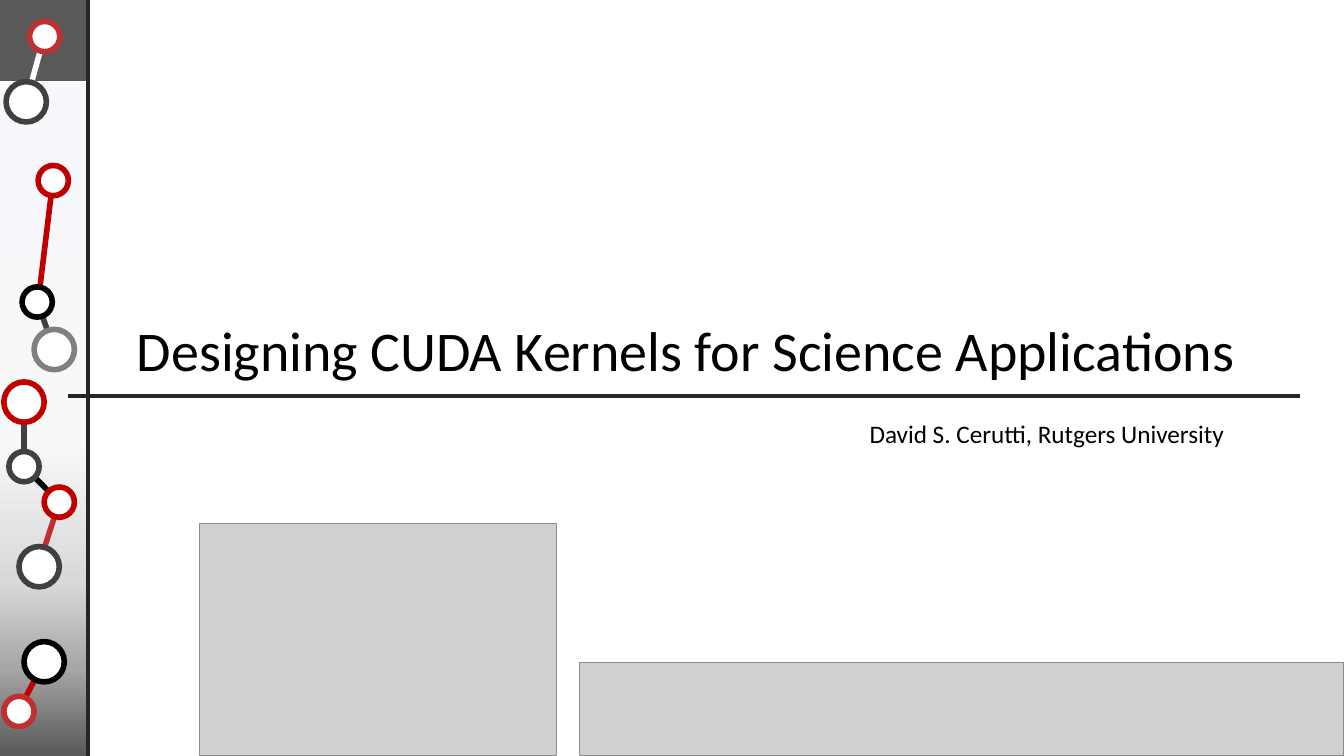
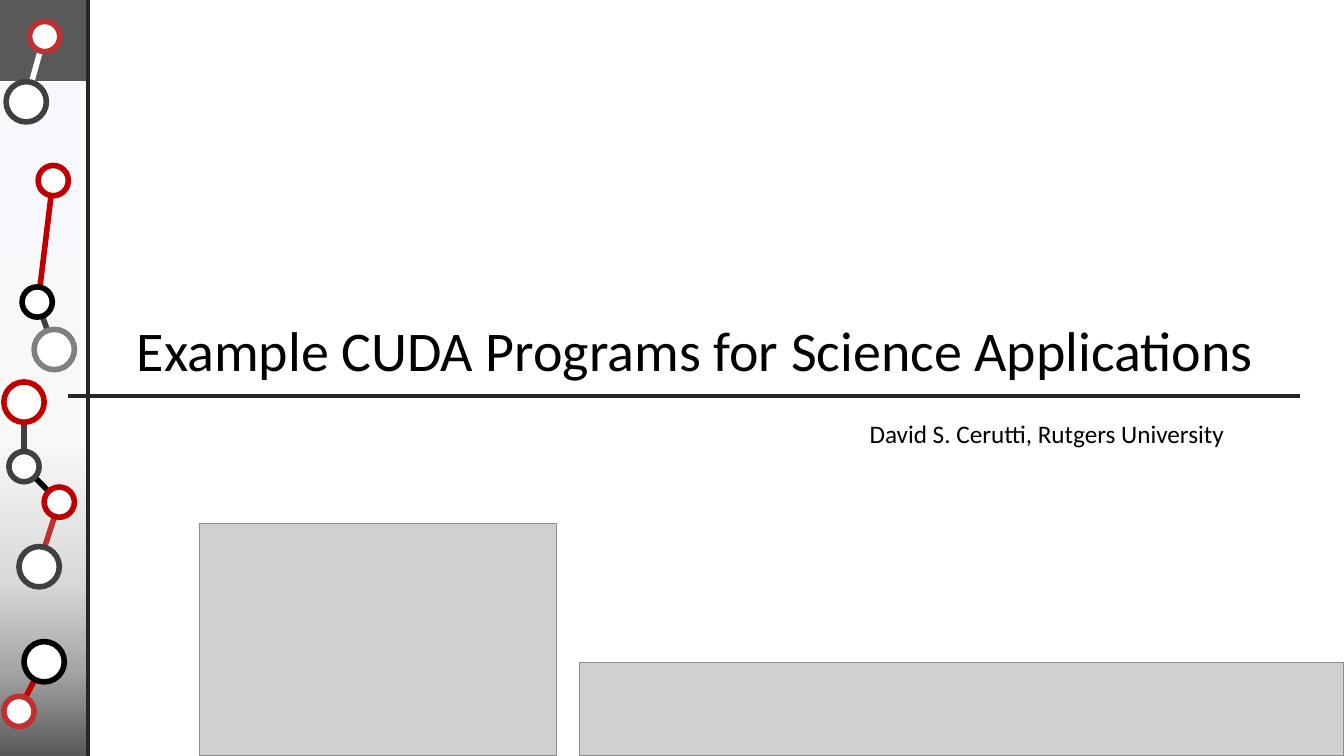
Before and after one commit to wadejong/Summer-School-Materials, a slide deck: slide 1 of Wednesday-morning/TutorialsCUDA/ProgrammingHandsOn.pptx. Drawn at 1344x756 pixels with LibreOffice and Linux fonts; fonts in the diff are those of the drawing; grey boxes stand for pictures. Boxes give left, top, right and bottom in pixels: in the first picture for what was removed or moved away, otherwise in the second. Text is boxed around its words. In the diff, an @@ line names an element or a change of style, - is before the commit and + after.

Commit message:
Updates to the example supporting slides and a couple more new programs.

```diff
--- a/Wednesday-morning/TutorialsCUDA/ProgrammingHandsOn.pptx
+++ b/Wednesday-morning/TutorialsCUDA/ProgrammingHandsOn.pptx
@@ text at (137, 332, 1252, 381): text changed @@
-Designing CUDA Kernels for Science Applications
+Example CUDA Programs for Science Applications
```
Also in this commit, not shown: 2 other slides changed, 8 slides added, 2 other files.
